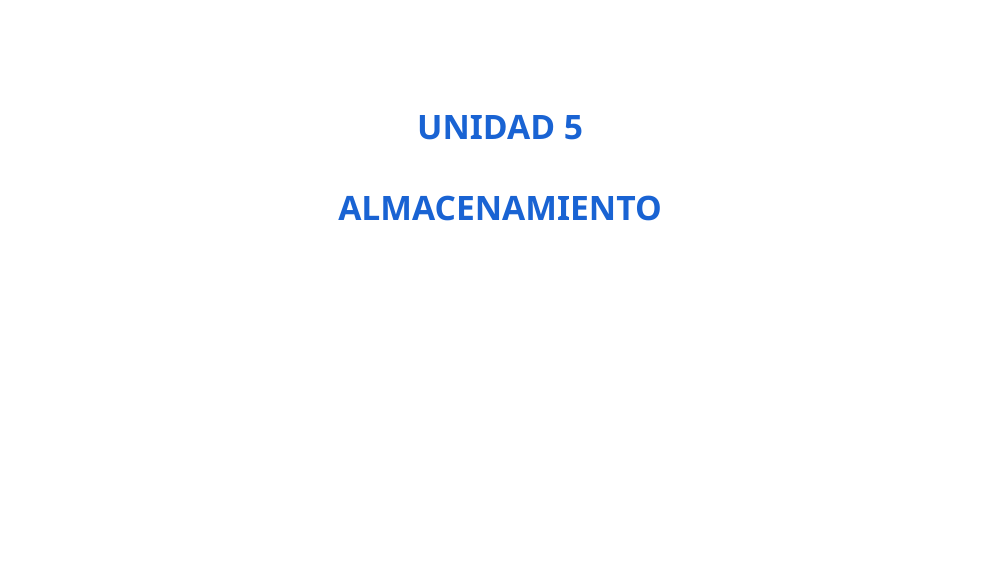
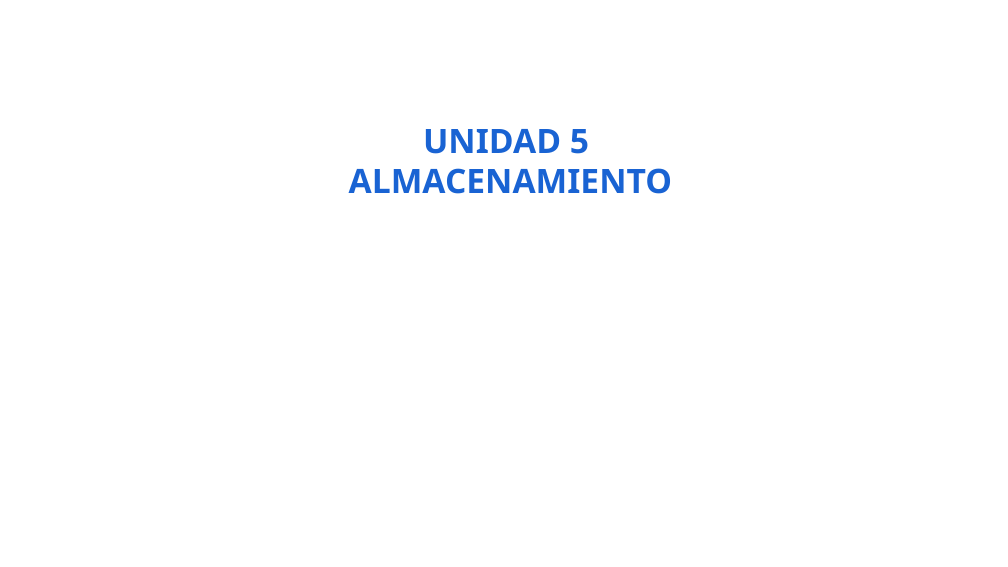
Before and after one commit to iesgn/curso_kubernetes_2020, a slide deck: slide 1 of unidad5/presentacion_unidad5.odp. Drawn at 1008x567 pixels with LibreOffice and Linux fonts; fonts in the diff are those of the drawing. Boxes give left, top, right and bottom in pixels: in the first picture for what was removed or moved away, otherwise in the second. Text is boxed around its words. In the diff, an @@ line names an element or a change of style, - is before the commit and + after.

```diff
--- a/unidad5/presentacion_unidad5.odp
+++ b/unidad5/presentacion_unidad5.odp
@@ text "UNIDAD 5" rewrapped from (x1=338, y1=115, x2=662, y2=221) to (x1=349, y1=129, x2=673, y2=194) @@
```
Also in this commit, not shown: 2 other slides changed.
